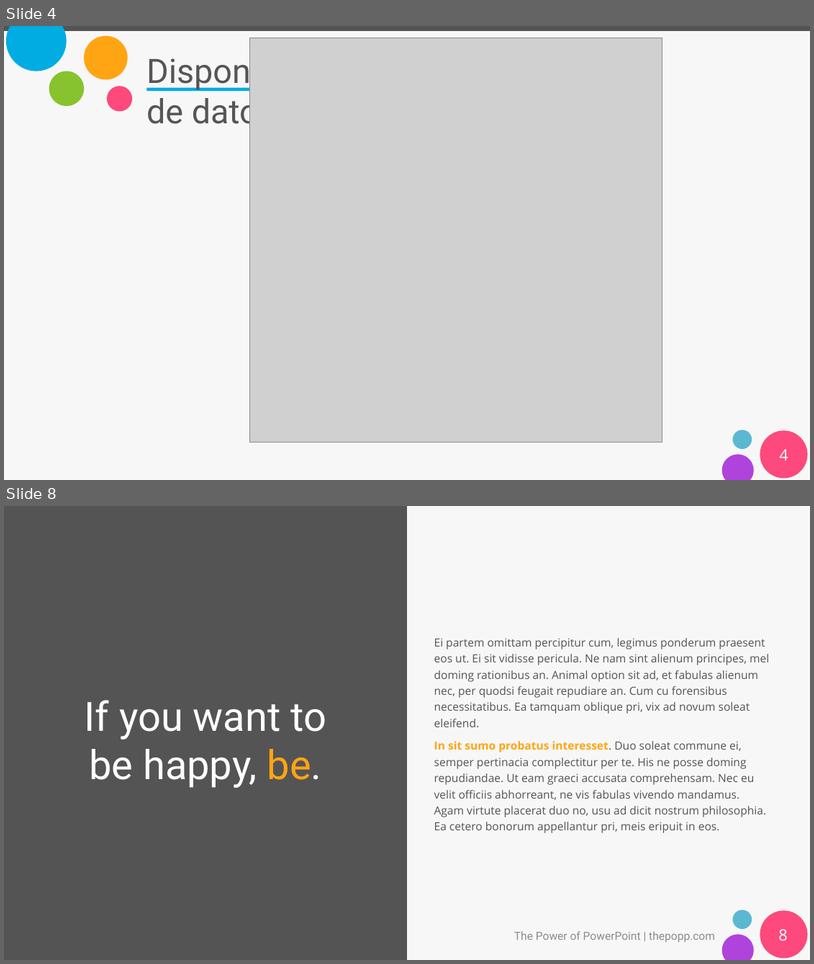
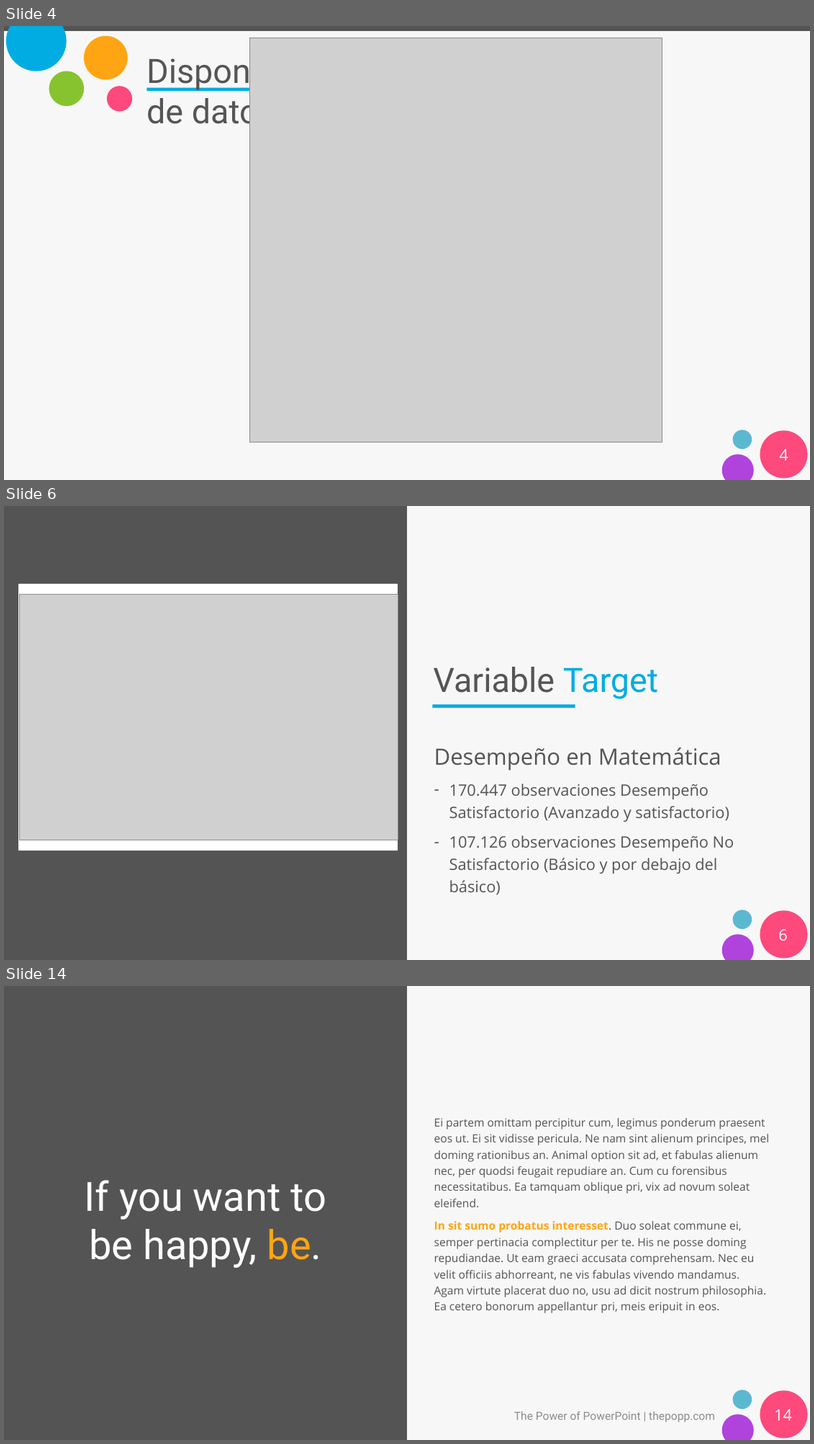
Before and after one commit to gp34446/desafio3, a slide deck: Presentación_desafio_3.pptx. Shown one above the other, each under a label of ours: slides 4 and 8 before the commit, slides 4, 6 and 14 after it; the slides between them are not shown. The pictures are 814x964 and 814x1444 pixels, drawn with LibreOffice and Linux fonts; fonts in the diff are those of the drawing; grey boxes stand for pictures. Boxes give left, top, right and bottom in pixels: in the first picture for what was removed or moved away, otherwise in the second. Text is boxed around its words. In the diff, an @@ line names an element or a change of style, - is before the commit and + after.

```diff
--- a/Presentación_desafio_3.pptx
+++ b/Presentación_desafio_3.pptx
@@ slide 6 added at [4,506,810,960], background #F7F7F7; not listed: 4 template elements that a slide beside it also shows @@
@@ rectangle added at [18,584,398,850], fill #FFFFFF @@
@@ picture added at [19,595,398,840] @@
@@ title added at [433,667,658,699], 60 pt, text #555555 @@
+Variable Target
@@ rectangle added at [432,705,576,708], fill #00ACE2 @@
@@ text added at [435,747,735,873], 28 pt, text #545454 @@
+Desempeño en Matemática
+– 170.447 observaciones Desempeño Satisfactorio (Avanzado y satisfactorio)
+– 107.126 observaciones Desempeño No Satisfactorio (Básico y por debajo del básico)
@@ page number added at [779,929,787,940], 28 pt, text #FFFFFF @@
+6
@@ what was slide 8 is now slide 14 @@
@@ page number at [774,1409,792,1420]: text changed @@
-8
+14
```
Also in this commit, not shown: 45 slides changed, 6 other slides added, 2 slides removed.
